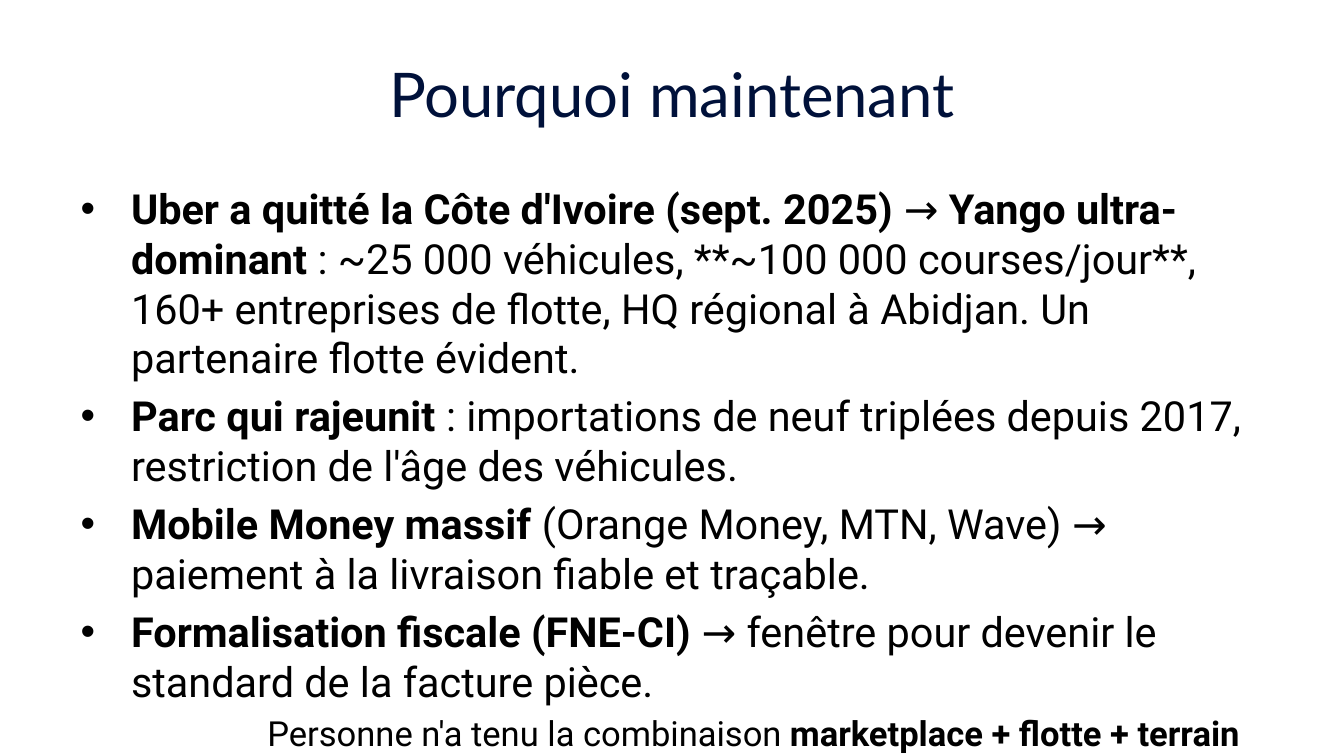
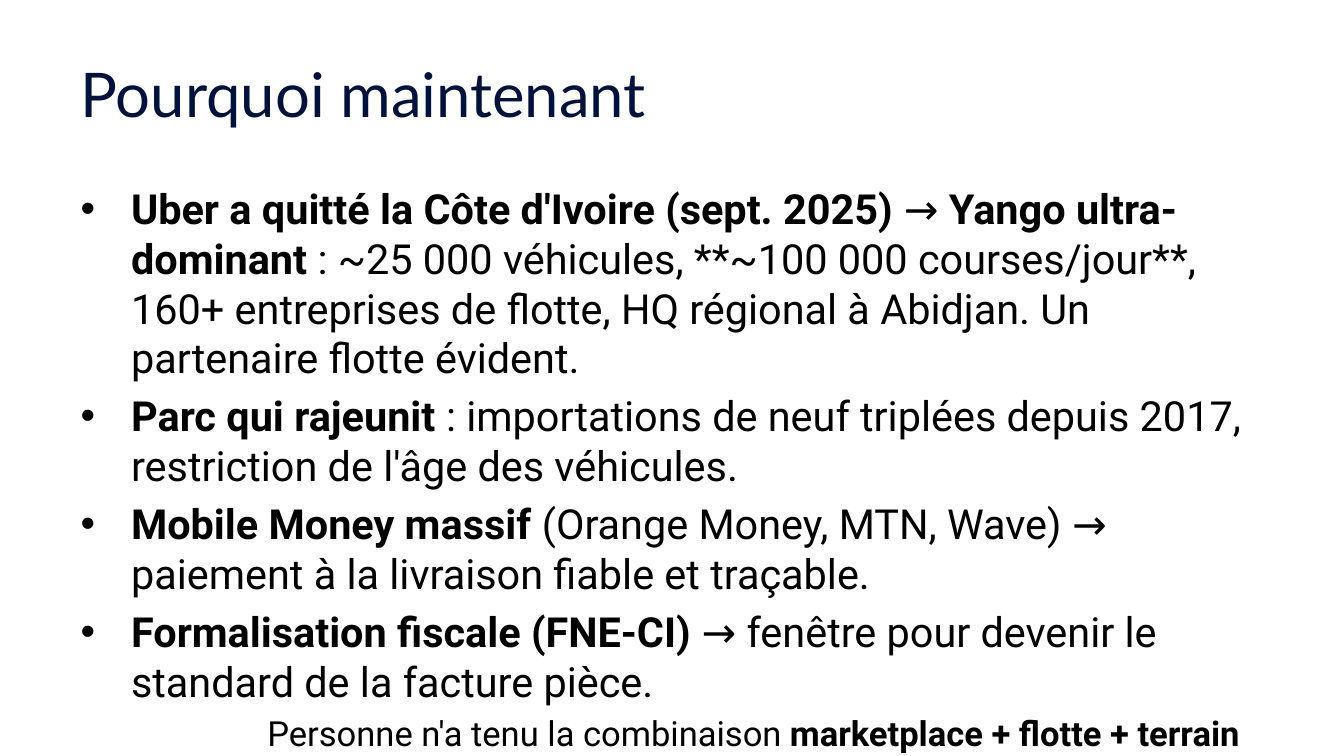
Before and after one commit to Fefer79/pieces, a slide deck: slide 6 of docs/pitch-deck-pieces-2026-06.pptx (slide 7 before the commit). Drawn at 1344x756 pixels with LibreOffice and Linux fonts; fonts in the diff are those of the drawing. Boxes give left, top, right and bottom in pixels: in the first picture for what was removed or moved away, otherwise in the second. Text is boxed around its words. In the diff, an @@ line names an element or a change of style, - is before the commit and + after.

```diff
--- a/docs/pitch-deck-pieces-2026-06.pptx
+++ b/docs/pitch-deck-pieces-2026-06.pptx
@@ title "Pourquoi maintenant" at (x1=81, y1=72, x2=646, y2=128): alignment centre to left @@
```
Also in this commit, not shown: 5 other slides changed, 1 slide removed, 6 other files.
